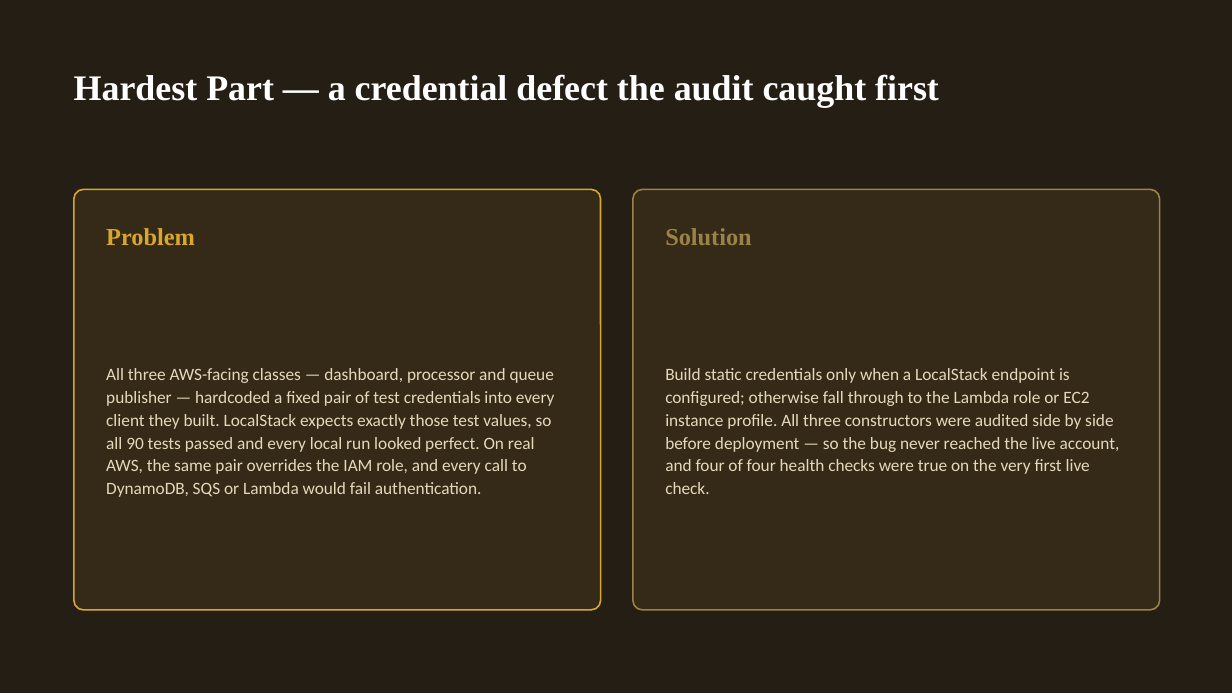
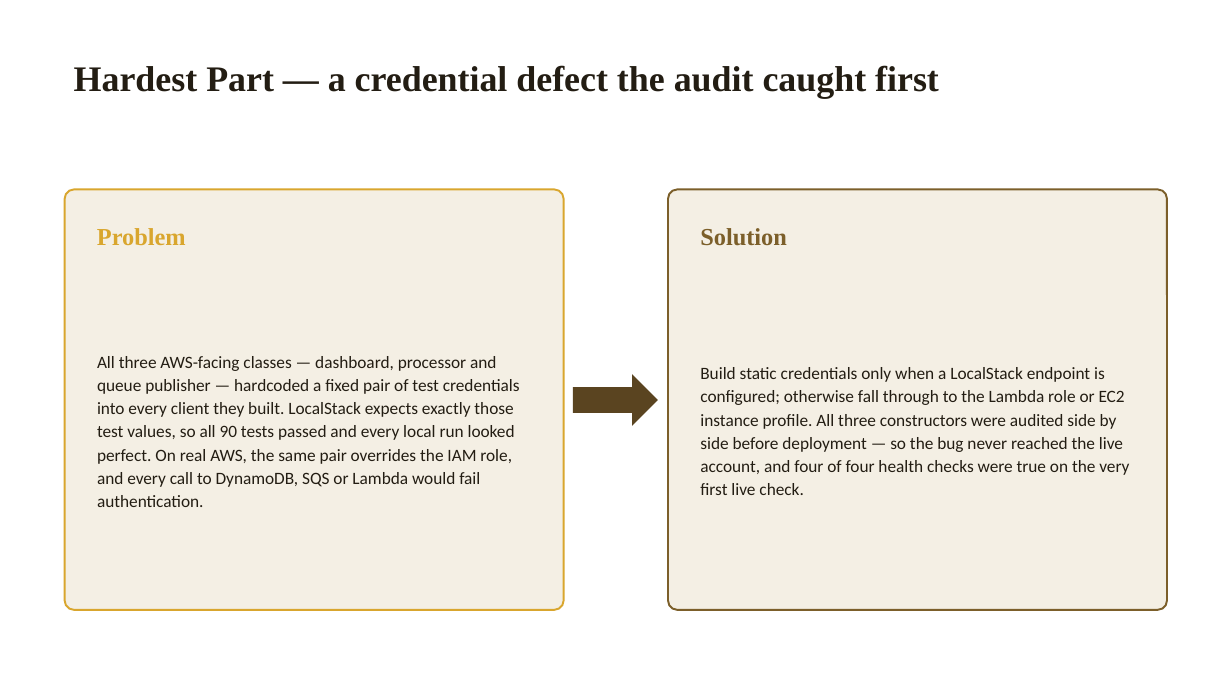
Before and after one commit to valletivarish/FEC_version_2, a slide deck: slide 4 of ppt/JaipalKasireddy_X25156381_smart-mining-safety.pptx. Drawn at 1232x693 pixels with LibreOffice and Linux fonts; fonts in the diff are those of the drawing. Boxes give left, top, right and bottom in pixels: in the first picture for what was removed or moved away, otherwise in the second. Text is boxed around its words. In the diff, an @@ line names an element or a change of style, - is before the commit and + after.

```diff
--- a/ppt/JaipalKasireddy_X25156381_smart-mining-safety.pptx
+++ b/ppt/JaipalKasireddy_X25156381_smart-mining-safety.pptx
@@ background #241E14 to #FFFFFF @@
@@ text "Hardest Part — a credential ...": place and size @@
-text "Hardest Part — a credential ..." at box(74, 74, 939, 107)
+text "Hardest Part — a credential ..." at box(74, 65, 939, 98)
@@ text "Hardest Part — a credential ..." at box(74, 65, 939, 98): text colour #FFFFFF to #231D13 @@
@@ rounded rectangle: place and size @@
-rounded rectangle at box(74, 189, 601, 610)
+rounded rectangle at box(65, 189, 564, 610)
@@ rounded rectangle at box(65, 189, 564, 610): fill #342A17 to #F4EFE4; outline #D9A62E 1.25 pt to #D9A62E 1.5 pt @@
@@ rounded rectangle: place and size @@
-rounded rectangle at box(633, 189, 1160, 610)
+rounded rectangle at box(668, 189, 1167, 610)
@@ rounded rectangle at box(668, 189, 1167, 610): fill #342A17 to #F4EFE4; outline #9A8248 1.25 pt to #7C5F2A 1.5 pt @@
@@ text "Problem": place and size @@
-text "Problem" at box(106, 228, 195, 245)
+text "Problem" at box(97, 228, 186, 245)
@@ text "Solution": place and size @@
-text "Solution" at box(665, 228, 752, 245)
+text "Solution" at box(700, 228, 787, 246)
@@ text "Solution" at box(700, 228, 787, 246): text colour #9A8248 to #7C5F2A @@
@@ text "All three AWS-facing classes — ...": place and size @@
-text "All three AWS-facing classes — ..." at box(106, 368, 555, 497)
+text "All three AWS-facing classes — ..." at box(97, 356, 520, 507)
@@ text "All three AWS-facing classes — ..." at box(97, 356, 520, 507): text colour #E5D8BC to #231D13; line spacing 1.1 to 1.12 @@
@@ text "Build static credentials only when ..." at box(700, 367, 1129, 495): text colour #E5D8BC to #231D13; line spacing 1.1 to 1.12 @@
@@ text "Build static credentials only when ...": place and size @@
-text "Build static credentials only when ..." at box(665, 368, 1120, 494)
+text "Build static credentials only when ..." at box(700, 367, 1129, 495)
@@ right arrow added at box(573, 374, 658, 426), fill #5A4420 @@
```
Also in this commit, not shown: 25 other files.
